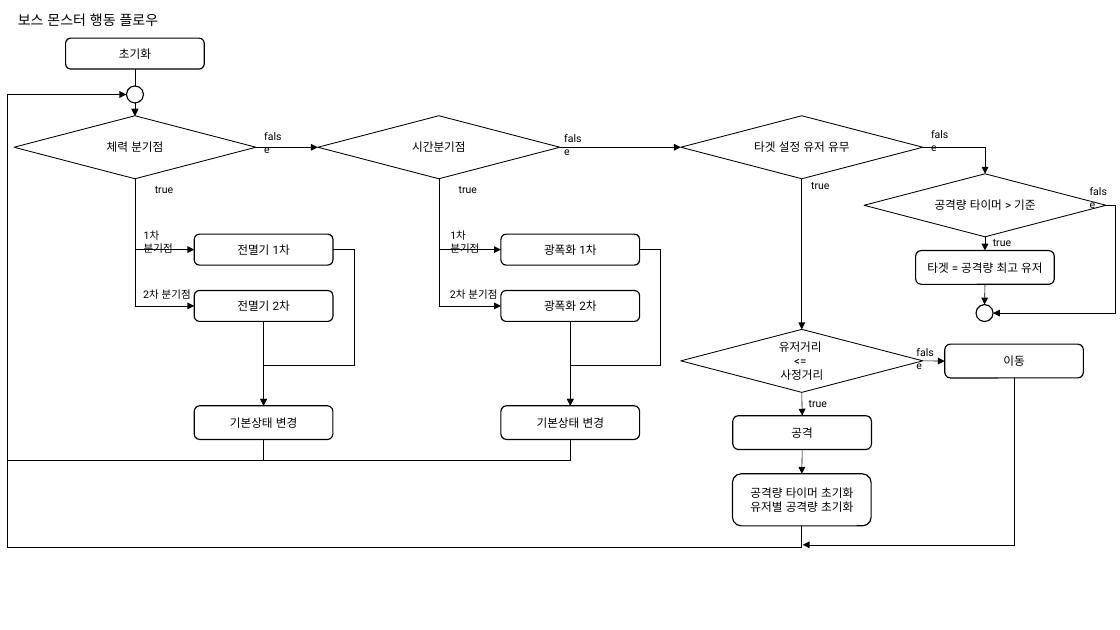
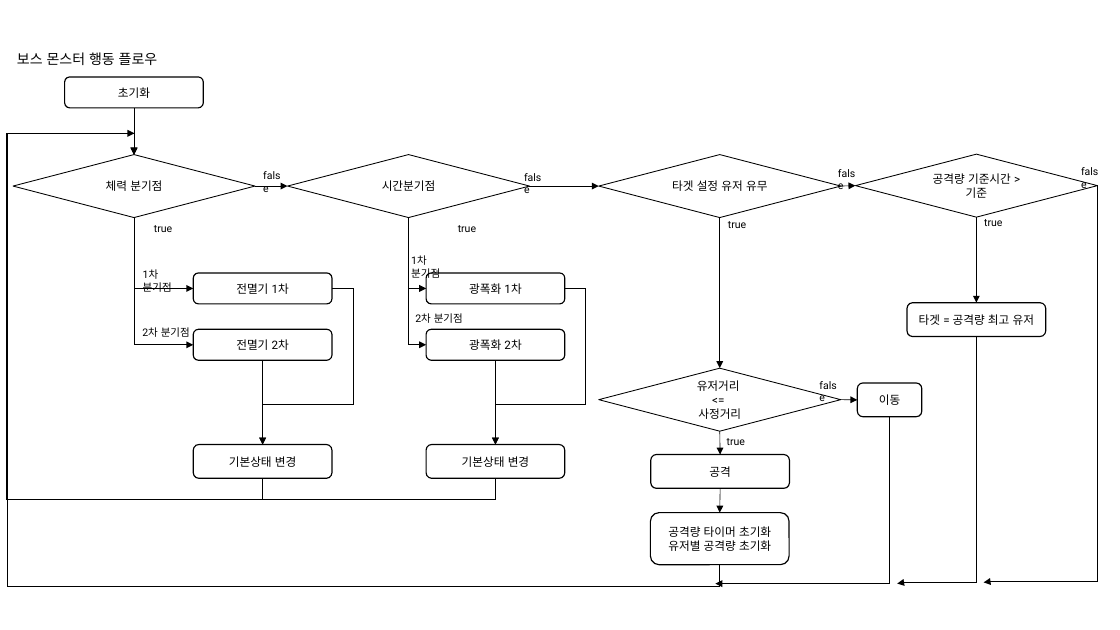
Before and after one commit to haein0303/AlgaeEater, a slide deck: slide 8 of Document/Source/보스 콘텐츠 시스템 UI.pptx. Drawn at 1120x630 pixels with LibreOffice and Linux fonts; fonts in the diff are those of the drawing. Boxes give left, top, right and bottom in pixels: in the first picture for what was removed or moved away, otherwise in the second. Text is boxed around its words. In the diff, an @@ line names an element or a change of style, - is before the commit and + after.

```diff
--- a/Document/Source/보스 콘텐츠 시스템 UI.pptx
+++ b/Document/Source/보스 콘텐츠 시스템 UI.pptx
@@ ellipse removed at (127, 86, 144, 103) @@
@@ elbow arrow moved from (571, 439) - (135, 116) to (496, 478) - (134, 155) @@
@@ elbow arrow moved from (802, 526) - (127, 94) to (720, 565) - (134, 134) @@
@@ elbow arrow removed from (923, 147) to (986, 174) @@
@@ diamond "시간분기점": place and size @@
-diamond "시간분기점" at (318, 116, 560, 179)
+diamond "시간분기점" at (287, 155, 529, 218)
@@ text "false": place and size @@
-text "false" at (556, 129, 595, 150)
+text "false" at (516, 166, 555, 187)
@@ text "false": place and size @@
-text "false" at (923, 124, 962, 145)
+text "false" at (830, 163, 869, 184)
@@ 2 texts, 1 diamond: place and size @@
-2 texts, 1 diamond at (865, 174, 1120, 246)
+2 texts, 1 diamond at (855, 154, 1112, 226)
@@ text in diamond at (933, 173, 1011, 198): text changed @@
-공격량 타이머 > 기준
+공격량 기준시간 > 기준
@@ arrow moved from (256, 147) - (318, 147) to (255, 187) - (287, 187) @@
@@ arrow moved from (560, 147) - (681, 147) to (529, 187) - (599, 187) @@
@@ arrow added from (841, 187) to (855, 186), #000000 0.5 pt @@
@@ elbow arrow moved from (1107, 205) - (993, 313) to (1098, 185) - (984, 582) @@
@@ 6 texts, 4 rounded rectangles, 4 elbow arrows, 2 arrows, 1 diamond: place and size @@
-6 texts, 4 rounded rectangles, 4 elbow arrows, 2 arrows, 1 diamond at (8, 13, 477, 460)
+6 texts, 4 rounded rectangles, 4 elbow arrows, 2 arrows, 1 diamond at (7, 52, 476, 500)
@@ elbow arrow moved from (439, 179) - (501, 306) to (408, 218) - (426, 344) @@
@@ elbow arrow moved from (439, 179) - (501, 250) to (408, 218) - (426, 288) @@
@@ 2 texts, 1 rounded rectangle: place and size @@
-2 texts, 1 rounded rectangle at (733, 182, 871, 526)
+2 texts, 1 rounded rectangle at (650, 221, 789, 565)
@@ arrow moved from (986, 237) - (986, 250) to (976, 217) - (976, 302) @@
@@ text "1차 분기점": place and size @@
-text "1차 분기점" at (450, 230, 479, 253)
+text "1차 분기점" at (411, 255, 440, 280)
@@ 3 rounded rectangles, 1 arrow, 1 elbow arrow: place and size @@
-3 rounded rectangles, 1 arrow, 1 elbow arrow at (501, 234, 661, 439)
+3 rounded rectangles, 1 arrow, 1 elbow arrow at (426, 273, 586, 478)
@@ arrow removed from (986, 285) to (985, 305) @@
@@ text "2차 분기점": place and size @@
-text "2차 분기점" at (450, 289, 497, 299)
+text "2차 분기점" at (415, 313, 463, 323)
@@ rounded rectangle "타겟 = 공격량 최고 유저": place and size @@
-rounded rectangle "타겟 = 공격량 최고 유저" at (916, 250, 1054, 284)
+rounded rectangle "타겟 = 공격량 최고 유저" at (907, 302, 1046, 336)
@@ ellipse removed at (976, 305, 993, 322) @@
@@ elbow arrow added from (976, 337) to (897, 584), #000000 0.5 pt @@
@@ text "false": place and size @@
-text "false" at (908, 342, 947, 363)
+text "false" at (812, 375, 850, 396)
@@ rounded rectangle "이동": place and size @@
-rounded rectangle "이동" at (945, 344, 1084, 378)
+rounded rectangle "이동" at (858, 383, 923, 417)
@@ elbow arrow moved from (1014, 378) - (803, 545) to (890, 417) - (716, 584) @@
@@ arrow moved from (923, 361) - (945, 361) to (841, 400) - (858, 400) @@
@@ 3 arrows, 2 diamonds, 1 rounded rectangle: place and size @@
-3 arrows, 2 diamonds, 1 rounded rectangle at (681, 116, 923, 474)
+3 arrows, 2 diamonds, 1 rounded rectangle at (599, 155, 841, 513)
```
Also in this commit, not shown: 2 other slides changed, 3 other files.
